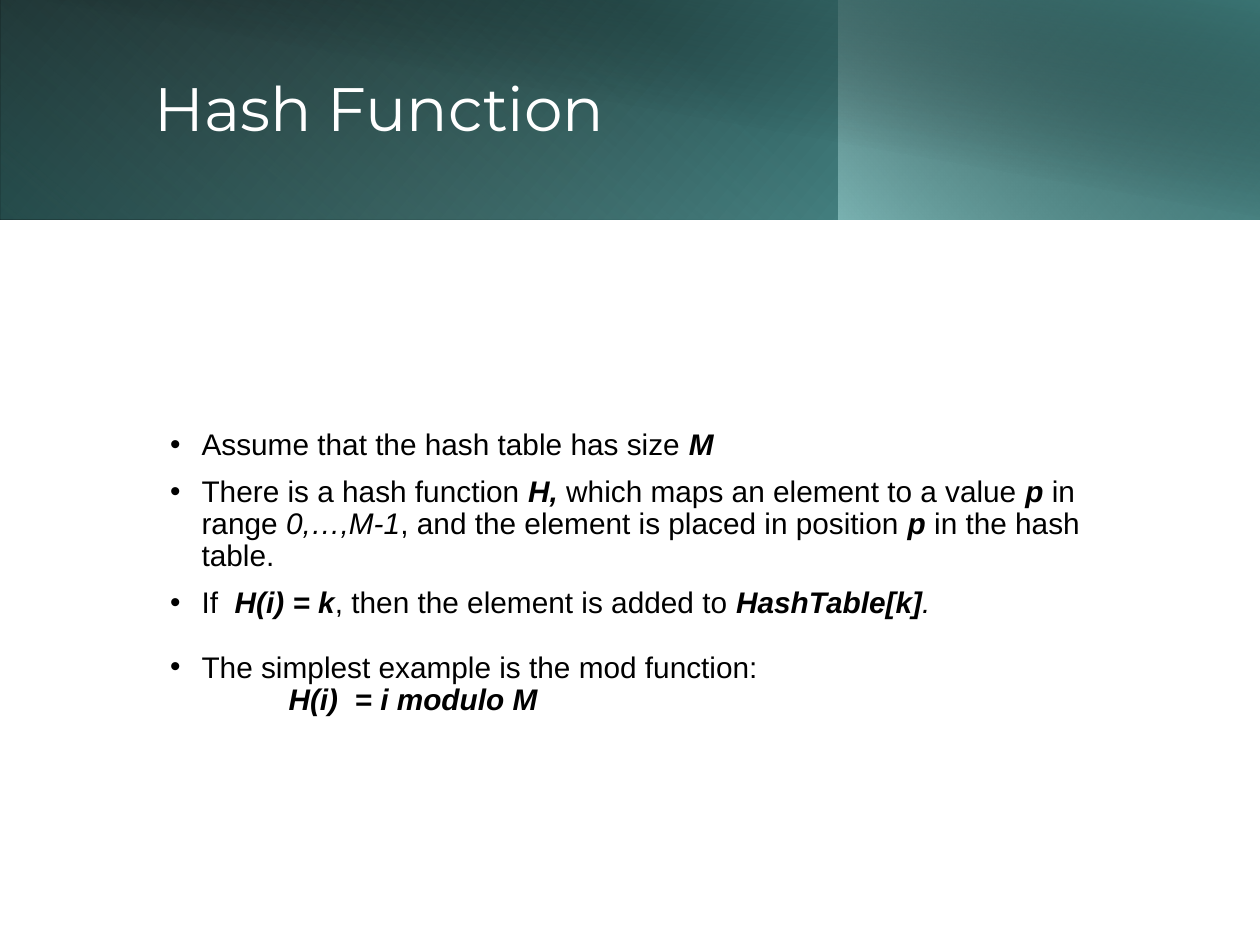
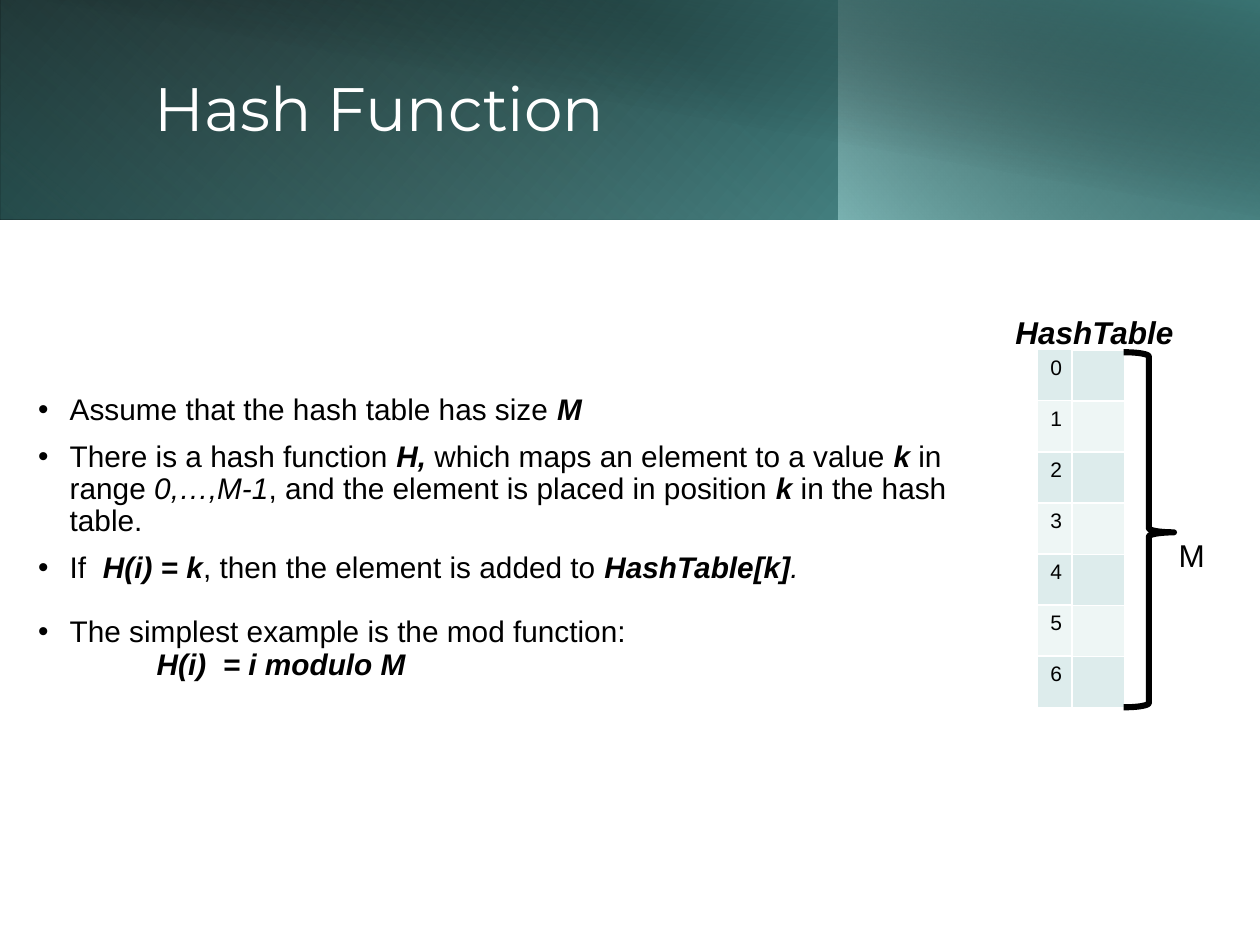
Before and after one commit to rugbyprof/3013-Algorithms, a slide deck: slide 23 of Lectures/07-Hashing/Hashing_Feb_16_2021.pptx. Drawn at 1260x945 pixels with LibreOffice and Linux fonts; fonts in the diff are those of the drawing. Boxes give left, top, right and bottom in pixels: in the first picture for what was removed or moved away, otherwise in the second. Text is boxed around its words. In the diff, an @@ line names an element or a change of style, - is before the commit and + after.

Commit message:
added json example

```diff
--- a/Lectures/07-Hashing/Hashing_Feb_16_2021.pptx
+++ b/Lectures/07-Hashing/Hashing_Feb_16_2021.pptx
@@ text added at (1015, 321, 1173, 350), 18 pt, text #000000, bold, italic @@
+HashTable
@@ text "Assume that the hash table ...": place and size @@
-text "Assume that the hash table ..." at (202, 433, 1080, 715)
+text "Assume that the hash table ..." at (70, 398, 947, 680)
@@ table added at (1038, 349, 1072, 707), 7 rows, 1 columns @@
+0
+1
+2
+3
+4
+5
+6
@@ table added at (1066, 350, 1124, 708), 7 rows, 1 columns @@
+
+
+
+
+
+
+
@@ left brace added at (1124, 353, 1174, 708), outline #000000 3.5 pt @@
@@ text at (70, 445, 947, 532): text changed @@
-• There is a hash function H, which maps an element to a value p in range 0,…,M-1, and the element is placed in position p in the hash table.
+• There is a hash function H, which maps an element to a value k in range 0,…,M-1, and the element is placed in position k in the hash table.
@@ text added at (1179, 545, 1205, 567), 18 pt, text #000000 @@
+M
```
Also in this commit, not shown: 4 other slides changed, 13 other files.
